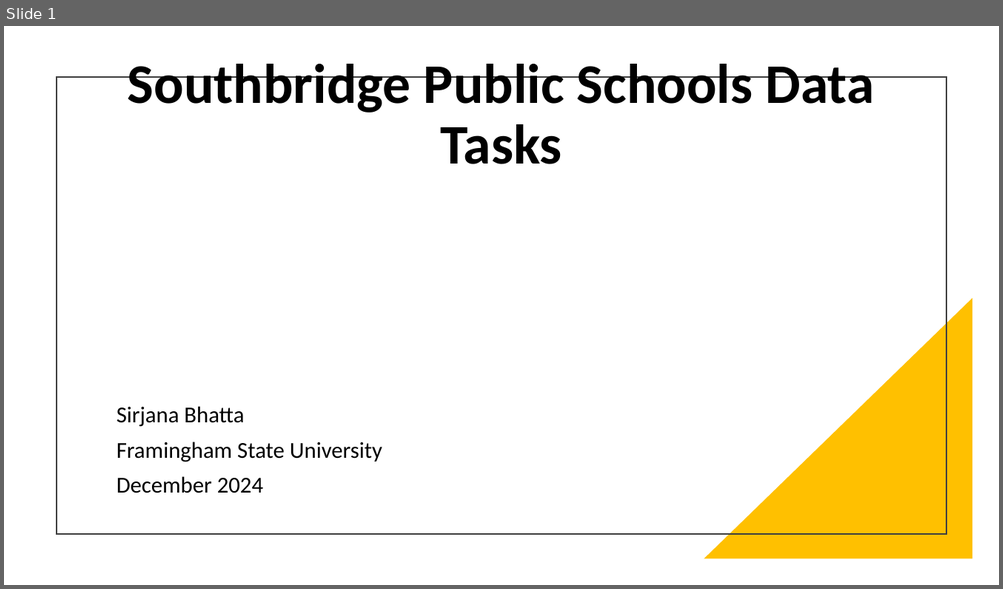
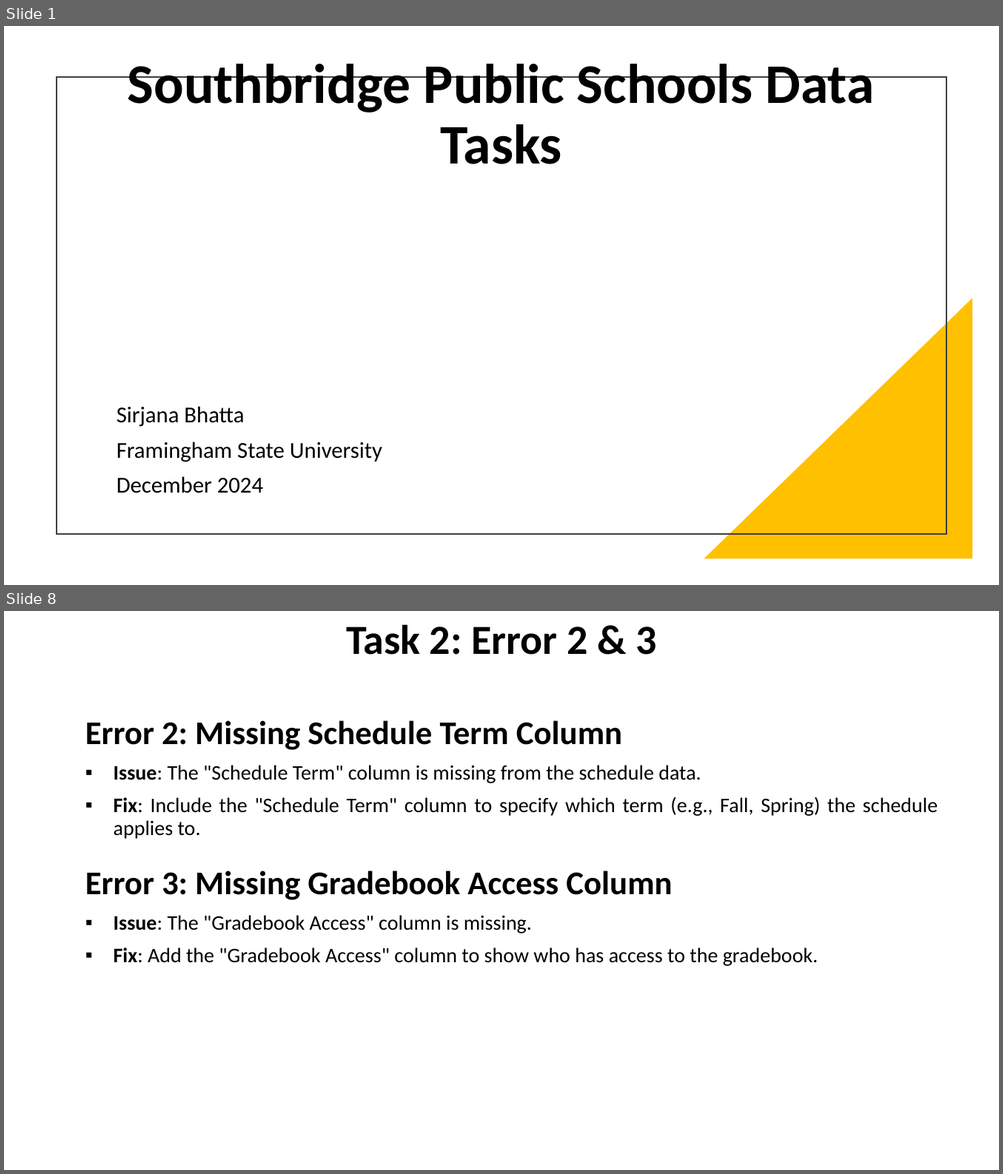
Before and after one commit to sirjanabhatta06/Southbridge-Public-Schools-Tasks, a slide deck: SirjanaBhatta-SouthbridgePublicSchools.pptx. Shown one above the other, each under a label of ours: slide 1 before the commit, slides 1 and 8 after it; the slides between them are not shown. The pictures are 1003x589 and 1003x1174 pixels, drawn with LibreOffice and Linux fonts; fonts in the diff are those of the drawing. Boxes give left, top, right and bottom in pixels: in the first picture for what was removed or moved away, otherwise in the second. Text is boxed around its words. In the diff, an @@ line names an element or a change of style, - is before the commit and + after.

```diff
--- a/SirjanaBhatta-SouthbridgePublicSchools.pptx
+++ b/SirjanaBhatta-SouthbridgePublicSchools.pptx
@@ slide 8 added at (4,611,999,1170), background #FFFFFF @@
@@ title added at (346,624,656,655), 40 pt, text #000000, bold @@
+Task 2: Error 2 & 3
@@ subtitle added at (85,721,937,966), 20 pt, text #000000 @@
+Error 2: Missing Schedule Term Column
+▪ Issue: The "Schedule Term" column is missing from the schedule data.
+▪ Fix: Include the "Schedule Term" column to specify which term (e.g., Fall, Spring) the schedule applies to.
+Error 3: Missing Gradebook Access Column
+▪ Issue: The "Gradebook Access" column is missing.
+▪ Fix: Add the "Gradebook Access" column to show who has access to the gradebook.
```
Also in this commit, not shown: 5 slides changed, 3 other slides added, 3 slides removed, 2 other files.
